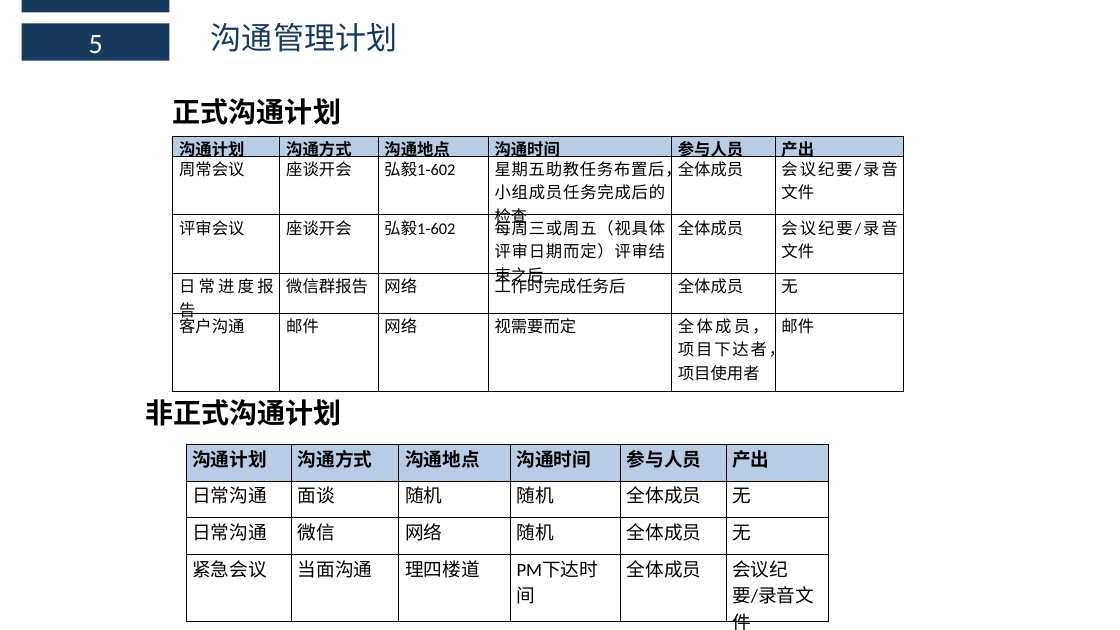
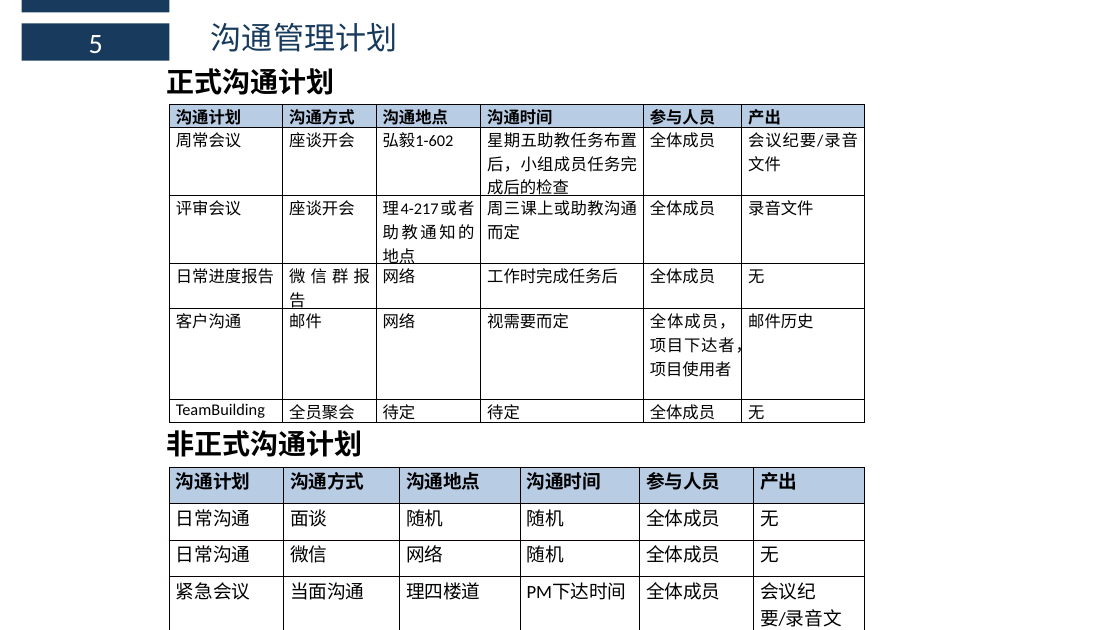
Before and after one commit to boboHh/AssistantTeaching, a slide deck: slide 23 of 受控文档/03-需求工程项目计划/PRD2018-G11-需求工程项目计划PPT.pptx. Drawn at 1120x630 pixels with LibreOffice and Linux fonts; fonts in the diff are those of the drawing. Boxes give left, top, right and bottom in pixels: in the first picture for what was removed or moved away, otherwise in the second. Text is boxed around its words. In the diff, an @@ line names an element or a change of style, - is before the commit and + after.

Commit message:
添加“TeamBuilding”

```diff
--- a/受控文档/03-需求工程项目计划/PRD2018-G11-需求工程项目计划PPT.pptx
+++ b/受控文档/03-需求工程项目计划/PRD2018-G11-需求工程项目计划PPT.pptx
@@ text "正式沟通计划": place and size @@
-text "正式沟通计划" at bbox=[173, 98, 341, 125]
+text "正式沟通计划" at bbox=[167, 68, 335, 95]
@@ table at bbox=[170, 105, 865, 427] @@
-row 3: 评审会议 | 座谈开会 | 弘毅1-602 | 每周三或周五（视具体评审日期而定）评审结束之后 | 全体成员 | 会议纪要/录音文件
+row 3: 评审会议 | 座谈开会 | 理4-217或者助教通知的地点 | 周三课上或助教沟通而定 | 全体成员 | 录音文件
-row 5: 客户沟通 | 邮件 | 网络 | 视需要而定 | 全体成员，项目下达者，项目使用者 | 邮件
+row 5: 客户沟通 | 邮件 | 网络 | 视需要而定 | 全体成员，项目下达者，项目使用者 | 邮件历史
+row 6: TeamBuilding | 全员聚会 | 待定 | 待定 | 全体成员 | 无
@@ table: place and size @@
-table at bbox=[173, 136, 904, 392]
+table at bbox=[170, 105, 865, 427]
@@ text "非正式沟通计划": place and size @@
-text "非正式沟通计划" at bbox=[146, 399, 342, 426]
+text "非正式沟通计划" at bbox=[167, 430, 363, 457]
@@ table: place and size @@
-table at bbox=[187, 445, 828, 630]
+table at bbox=[170, 467, 864, 630]
```
Also in this commit, not shown: 1 other slide changed, 1 other file.
